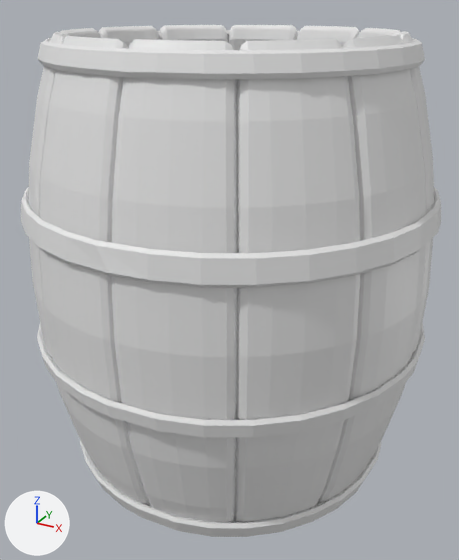
The Blender file barrel.blend, before and after one commit.
Rendered twice from a camera (50 mm lens) standing at (1.9, -3.48, 3.02) and looking at (0.02, -0.05, 1.31). The lights are fixed; the arrows at lower left show +X, +Y and +Z.
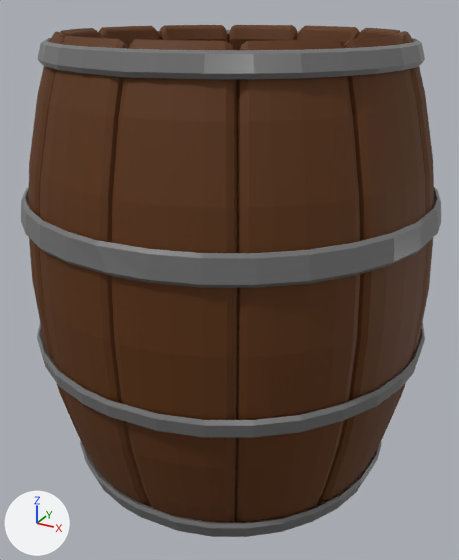
Location of each change, (x1, y1, x2, y2) in pixels of the pictures (459 x 560 px):
part 1 of me_cylinder, recoloured (grey to brown)
    both: (28, 25, 434, 524)
part 2 of me_cylinder, recoloured
    both: (80, 440, 381, 537)
part 3 of me_cylinder, recoloured
    both: (37, 30, 425, 79)
part 4 of me_cylinder, recoloured
    both: (37, 322, 425, 438)
part 5 of me_cylinder, recoloured
    both: (21, 187, 441, 288)

The change, as a list of edits to the scene's bpy script:
```text
Add mat_wood:
    mat_wood = principled_material('wood')
    mat_wood.base_color = (0.109, 0.0301, 0.0)  # brown #5d3000
    mat_wood.metallic = 0.1
    mat_wood.roughness = 0.7
Add mat_metal:
    mat_metal = principled_material('metal')
    mat_metal.base_color = (0.2, 0.2, 0.2)  # grey #7c7c7c
    mat_metal.metallic = 0.3
    mat_metal.roughness = 0.3
Change me_cylinder:
    where me_cylinder.from_pydata(...)  # 4952 vertices, 4898 faces; spans x -1.3..1.3, y -1.3..1.3, z -1.6..1.26
    used by ob_cylinder; location = (0.0, 0.0, 1.603)
    me_cylinder part 1: 4234 of the faces centred in x -1.27..1.27, y -1.27..1.27, z -1.59..1.25 switch from no material to mat_wood (brown #5d3000)
    me_cylinder part 2: 172 of the faces centred in x -1.09..1.09, y -1.09..1.09, z -1.55..-1.42 switch from no material to mat_metal (grey #7c7c7c)
    me_cylinder part 3: 172 of the faces centred in x -1.08..1.08, y -1.08..1.08, z 1.11..1.21 switch from no material to mat_metal (grey #7c7c7c)
    me_cylinder part 4: 160 of the faces centred in x -1.28..1.28, y -1.28..1.28, z -0.66..-0.55 switch from no material to mat_metal (grey #7c7c7c)
    me_cylinder part 5: 160 of the faces centred in x -1.28..1.28, y -1.28..1.28, z 0.21..0.35 switch from no material to mat_metal (grey #7c7c7c)
```
